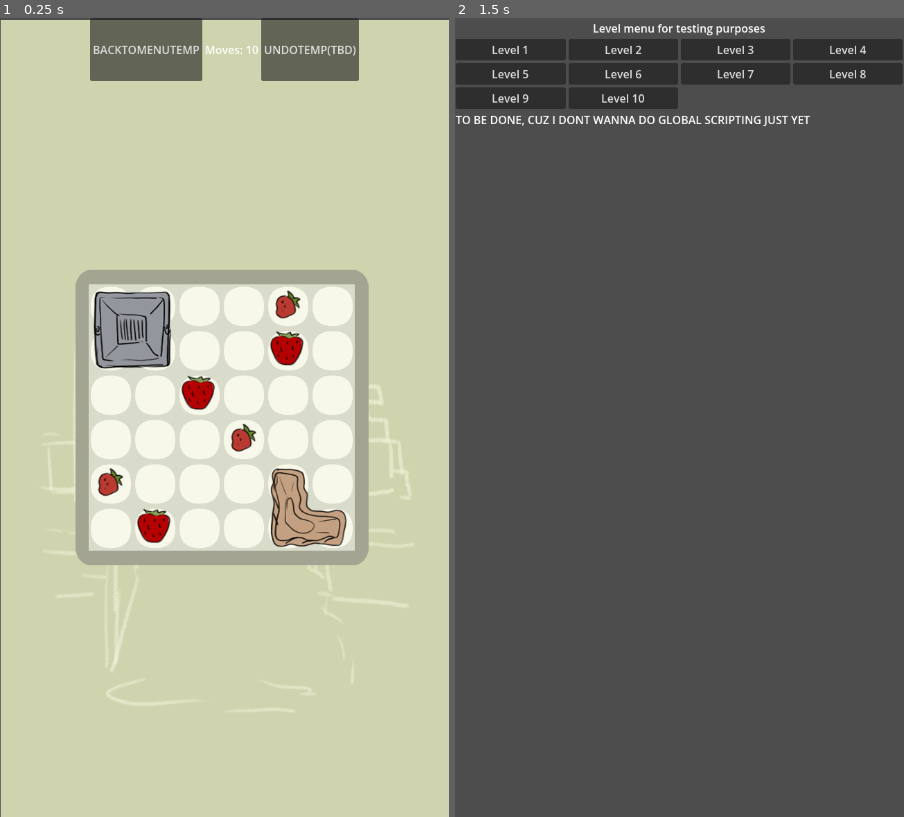
Above: before the commit, frames 1-2 (left to right).
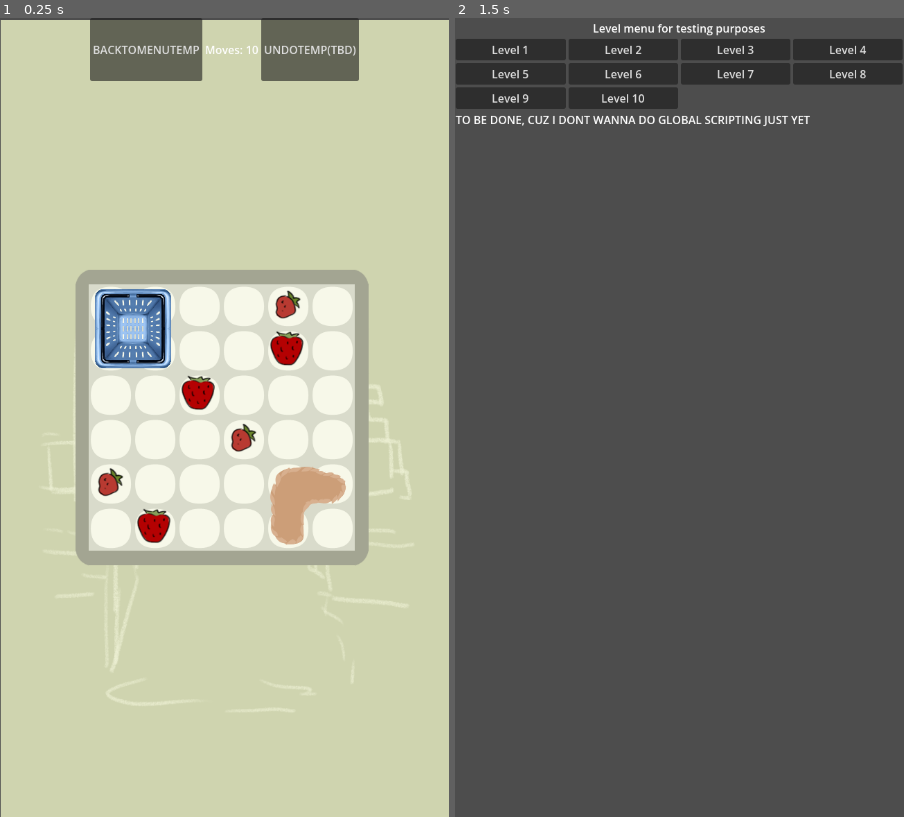
Above: after the commit, the same moments.

Repository: DrSkyrim/learning-game-development
Game: Godot game, scene res://Scenes/levels/level_4.tscn
Same seed, same stepped clock (60 frames per second), same inputs: the game is played once before the commit and once after it. This scene is started directly instead of the project's main scene.
Inputs:
- Up to frame 1 (0.25 s): no input
- Up to frame 2 (1.5 s): click "UNDOTEMP(TBD)" at 0.5 s; click "BACKTOMENUTEMP" at 1.25 s

The runs differ from the first frame. In frame 1, 2.7% of the frame differs, in the area x 20-78%, y 33-67%; in frame 2, nothing differs.

Commit message:
Updated items+delete redundant

Diff:
--- a/learning-game-development/Scenes/items/basket_gmo_big.tscn
+++ b/learning-game-development/Scenes/items/basket_gmo_big.tscn
@@ -1,17 +1,17 @@
 [gd_scene format=3 uid="uid://dqd6xdm3vvgqj"]
 
 [ext_resource type="PackedScene" uid="uid://j34ceab3rfg6" path="res://Scenes/systems/item_base.tscn" id="1_53obx"]
-[ext_resource type="Texture2D" uid="uid://bgsuvqftur3jy" path="res://Assets/Graphics/Items/gmo baskets draft.png" id="2_0m8yb"]
+[ext_resource type="Texture2D" uid="uid://dag8cv8g8vws1" path="res://Assets/Graphics/Items/2×2 gmo baskets.png" id="2_53obx"]
 
-[sub_resource type="AtlasTexture" id="AtlasTexture_53obx"]
-atlas = ExtResource("2_0m8yb")
+[sub_resource type="AtlasTexture" id="AtlasTexture_0m8yb"]
+atlas = ExtResource("2_53obx")
 region = Rect2(0, 0, 128, 128)
 
 [sub_resource type="SpriteFrames" id="SpriteFrames_0m8yb"]
 animations = [{
 "frames": [{
 "duration": 1.0,
-"texture": SubResource("AtlasTexture_53obx")
+"texture": SubResource("AtlasTexture_0m8yb")
 }],
 "loop": true,
 "name": &"default",
--- a/learning-game-development/Scenes/items/basket_gmo_i_shape.tscn
+++ b/learning-game-development/Scenes/items/basket_gmo_i_shape.tscn
@@ -1,17 +1,17 @@
 [gd_scene format=3 uid="uid://nx62lajyvym3"]
 
 [ext_resource type="PackedScene" uid="uid://j34ceab3rfg6" path="res://Scenes/systems/item_base.tscn" id="1_6tfkf"]
-[ext_resource type="Texture2D" uid="uid://bgsuvqftur3jy" path="res://Assets/Graphics/Items/gmo baskets draft.png" id="2_y6gqp"]
+[ext_resource type="Texture2D" uid="uid://dag8cv8g8vws1" path="res://Assets/Graphics/Items/2×2 gmo baskets.png" id="2_1m52e"]
 
-[sub_resource type="AtlasTexture" id="AtlasTexture_s7407"]
-atlas = ExtResource("2_y6gqp")
-region = Rect2(128, 0, 64, 125)
+[sub_resource type="AtlasTexture" id="AtlasTexture_neq0n"]
+atlas = ExtResource("2_1m52e")
+region = Rect2(128, 0, 128, 128)
 
 [sub_resource type="SpriteFrames" id="SpriteFrames_i6ka7"]
 animations = [{
 "frames": [{
 "duration": 1.0,
-"texture": SubResource("AtlasTexture_s7407")
+"texture": SubResource("AtlasTexture_neq0n")
 }],
 "loop": true,
 "name": &"default",
@@ -25,8 +25,11 @@
 size = Vector2(57, 112)
 
 [node name="item_base" unique_id=1730709340 instance=ExtResource("1_6tfkf")]
+type = 3
 
 [node name="AnimatedSprite2D" parent="." index="0" unique_id=53185206]
+position = Vector2(30, 0)
+scale = Vector2(0.96875, 1)
 sprite_frames = SubResource("SpriteFrames_i6ka7")
 
 [node name="CollisionShape2D" parent="." index="1" unique_id=1712426591]
--- a/learning-game-development/Scenes/items/basket_organic_l_shape.tscn
+++ b/learning-game-development/Scenes/items/basket_organic_l_shape.tscn
@@ -1,17 +1,17 @@
 [gd_scene format=3 uid="uid://cgxixecylyq7"]
 
 [ext_resource type="PackedScene" uid="uid://j34ceab3rfg6" path="res://Scenes/systems/item_base.tscn" id="1_oe3jb"]
-[ext_resource type="Texture2D" uid="uid://csktuwclsh3kx" path="res://Assets/Graphics/Items/organic baskets draft.png" id="2_7eyrj"]
+[ext_resource type="Texture2D" uid="uid://c4hd3j8u74w60" path="res://Assets/Graphics/Items/2×2 organic baskets.png" id="2_oe3jb"]
 
-[sub_resource type="AtlasTexture" id="AtlasTexture_yck8o"]
-atlas = ExtResource("2_7eyrj")
+[sub_resource type="AtlasTexture" id="AtlasTexture_7eyrj"]
+atlas = ExtResource("2_oe3jb")
 region = Rect2(0, 0, 128, 128)
 
 [sub_resource type="SpriteFrames" id="SpriteFrames_qn5mw"]
 animations = [{
 "frames": [{
 "duration": 1.0,
-"texture": SubResource("AtlasTexture_yck8o")
+"texture": SubResource("AtlasTexture_7eyrj")
 }],
 "loop": true,
 "name": &"default",
@@ -48,6 +48,6 @@
 shape = SubResource("RectangleShape2D_oe3jb")
 
 [node name="CollisionHelper" type="CollisionShape2D" parent="ONLY USE WITH BASKETS" index="1" unique_id=1795666353]
-position = Vector2(-3, 29.5)
+position = Vector2(-4, -27)
 shape = SubResource("RectangleShape2D_yvx1d")
 debug_color = Color(0.5459559, 0.40464514, 1, 0.41960785)
--- a/learning-game-development/Scenes/items/basket_organic_l_shape2.tscn
+++ /dev/null
@@ -1,52 +0,0 @@
-[gd_scene format=3 uid="uid://cu32qy1kp24x1"]
-
-[ext_resource type="PackedScene" uid="uid://j34ceab3rfg6" path="res://Scenes/systems/item_base.tscn" id="1_45nfw"]
-[ext_resource type="Texture2D" uid="uid://csktuwclsh3kx" path="res://Assets/Graphics/Items/organic baskets draft.png" id="2_wyqur"]
-
-[sub_resource type="AtlasTexture" id="AtlasTexture_n1e7j"]
-atlas = ExtResource("2_wyqur")
-region = Rect2(128, 0, 128, 128)
-
-[sub_resource type="SpriteFrames" id="SpriteFrames_gh7t7"]
-animations = [{
-"frames": [{
-"duration": 1.0,
-"texture": SubResource("AtlasTexture_n1e7j")
-}],
-"loop": true,
-"name": &"default",
-"speed": 5.0
-}]
-
-[sub_resource type="RectangleShape2D" id="RectangleShape2D_hjlts"]
-size = Vector2(119, 114)
-
-[sub_resource type="RectangleShape2D" id="RectangleShape2D_45nfw"]
-size = Vector2(56, 110)
-
-[sub_resource type="RectangleShape2D" id="RectangleShape2D_wyqur"]
-size = Vector2(105, 53)
-
-[node name="Basket_Organic_L_Shape" unique_id=836492574 instance=ExtResource("1_45nfw")]
-collision_layer = 2
-collision_mask = 11
-
-[node name="AnimatedSprite2D" parent="." index="0" unique_id=53185206]
-sprite_frames = SubResource("SpriteFrames_gh7t7")
-
-[node name="CollisionShape2D" parent="." index="1" unique_id=1712426591]
-position = Vector2(-4.5, -4)
-shape = SubResource("RectangleShape2D_hjlts")
-
-[node name="ONLY USE WITH BASKETS" parent="." index="2" unique_id=1169250334]
-collision_layer = 2
-collision_mask = 4
-
-[node name="CollisionShape2D" parent="ONLY USE WITH BASKETS" index="0" unique_id=1520535799]
-position = Vector2(-33, -4)
-shape = SubResource("RectangleShape2D_45nfw")
-
-[node name="CollisionHelper" type="CollisionShape2D" parent="ONLY USE WITH BASKETS" index="1" unique_id=2136772380]
-position = Vector2(-1.5, -28.5)
-shape = SubResource("RectangleShape2D_wyqur")
-debug_color = Color(0.5060563, 0.4336566, 0.98163587, 0.41960785)
